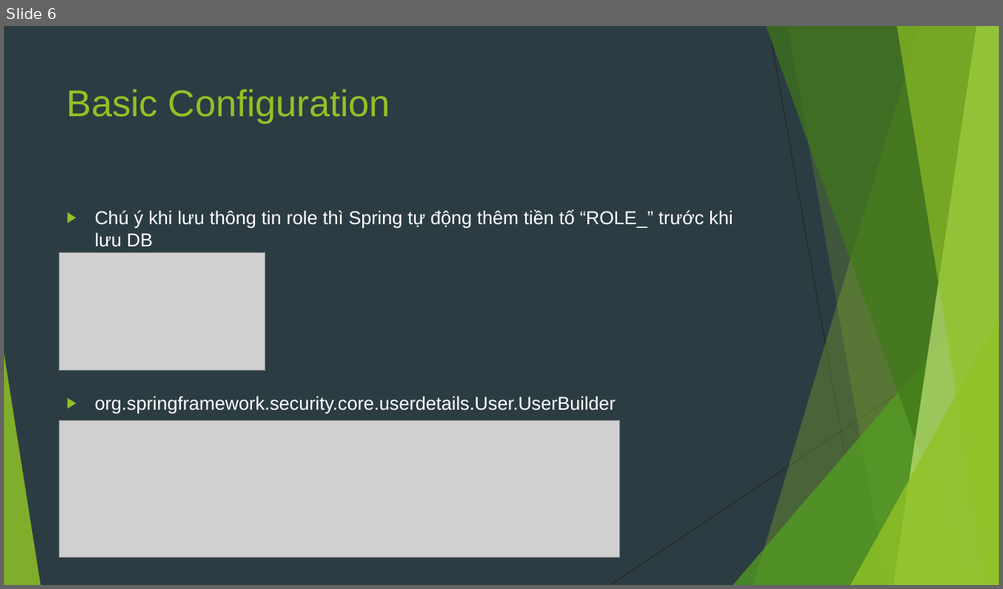
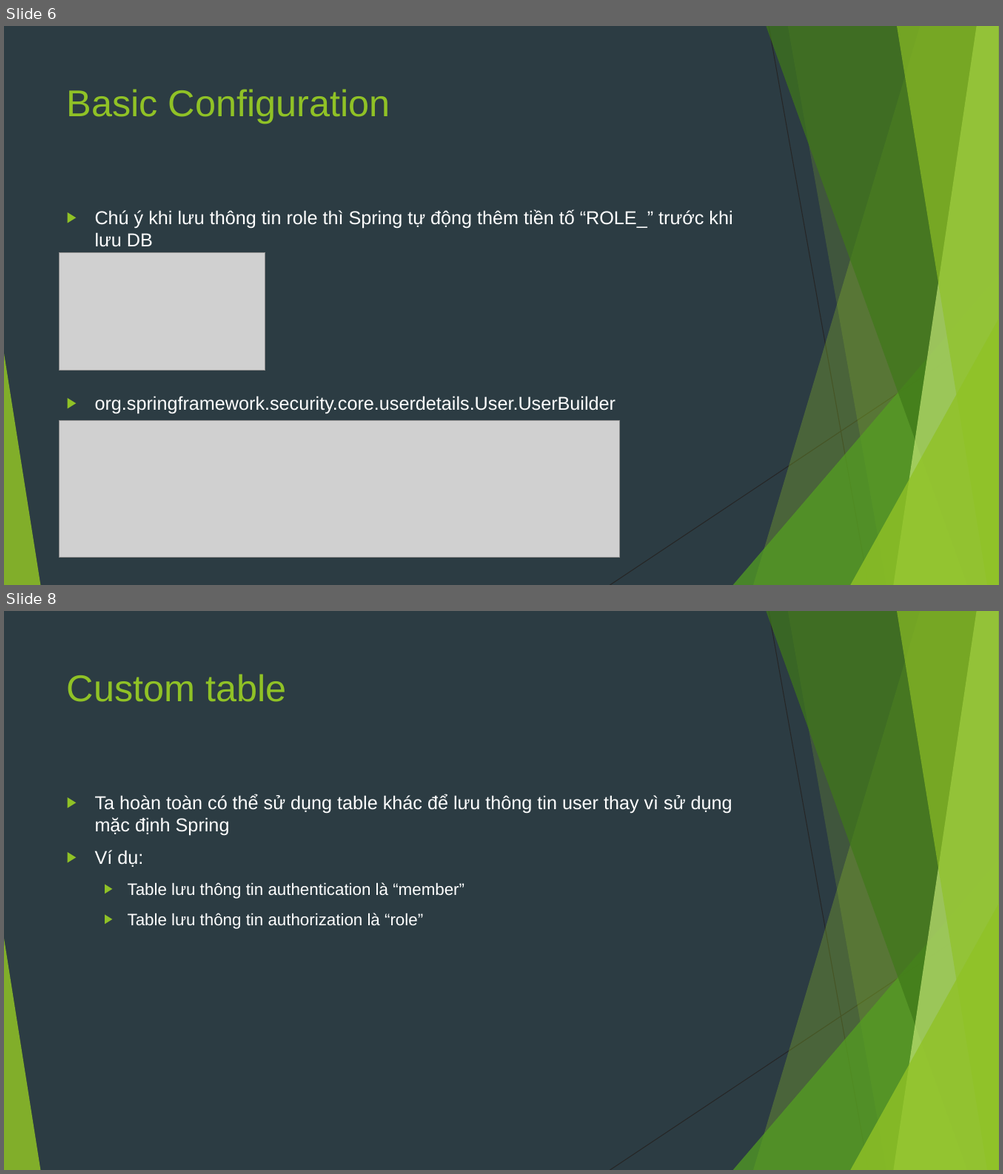
Before and after one commit to sobbingwind/SpringBoot, a slide deck: 10.Spring Security JDBC.pptx. Shown one above the other, each under a label of ours: slide 6 before the commit, slides 6 and 8 after it; the slides between them are not shown. The pictures are 1003x589 and 1003x1174 pixels, drawn with LibreOffice and Linux fonts; fonts in the diff are those of the drawing; grey boxes stand for pictures. Boxes give left, top, right and bottom in pixels: in the first picture for what was removed or moved away, otherwise in the second. Text is boxed around its words. In the diff, an @@ line names an element or a change of style, - is before the commit and + after.

```diff
--- a/10.Spring Security JDBC.pptx
+++ b/10.Spring Security JDBC.pptx
@@ slide 8 added at (4,611,999,1170), background #2C3C43; not listed: 10 template elements that a slide beside it also shows @@
@@ title added at (67,674,286,702), 36 pt, text #90C226 @@
+Custom table
@@ text added at (95,795,732,929), 18 pt, text #FFFFFF @@
+▶ Ta hoàn toàn có thể sử dụng table khác để lưu thông tin user thay vì sử dụng mặc định Spring
+▶ Ví dụ:
+  ▶ Table lưu thông tin authentication là “member”
+  ▶ Table lưu thông tin authorization là “role”
```
Also in this commit, not shown: 2 slides changed, 8 other slides added, 1 slide removed, 1 other file.
